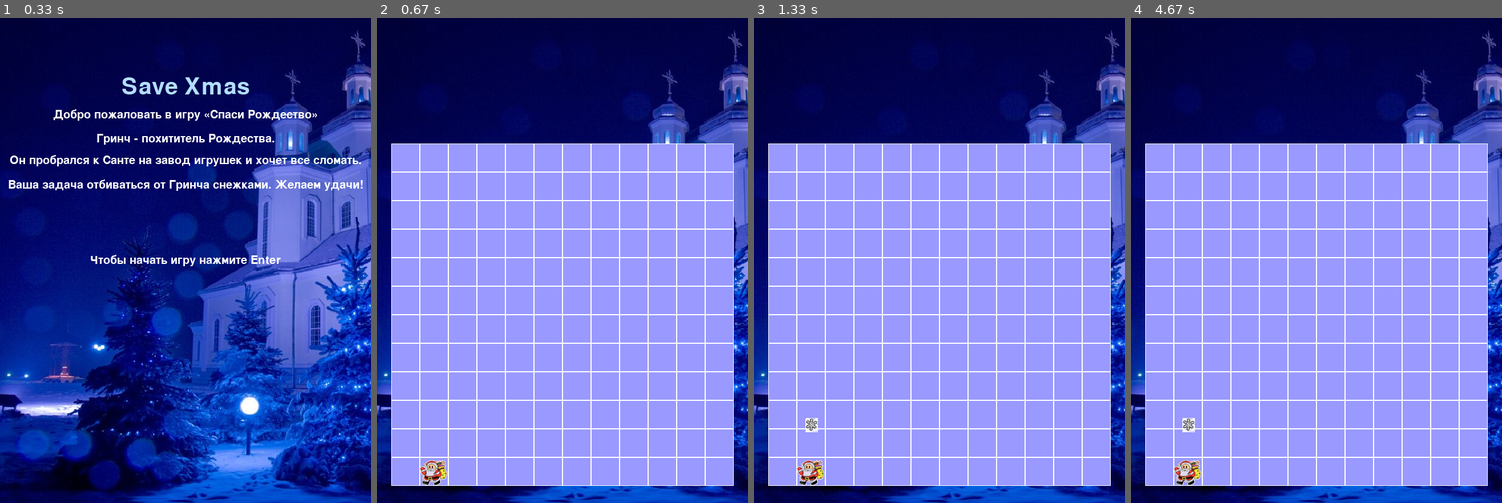
Above: before the commit, frames 1-4 (left to right).
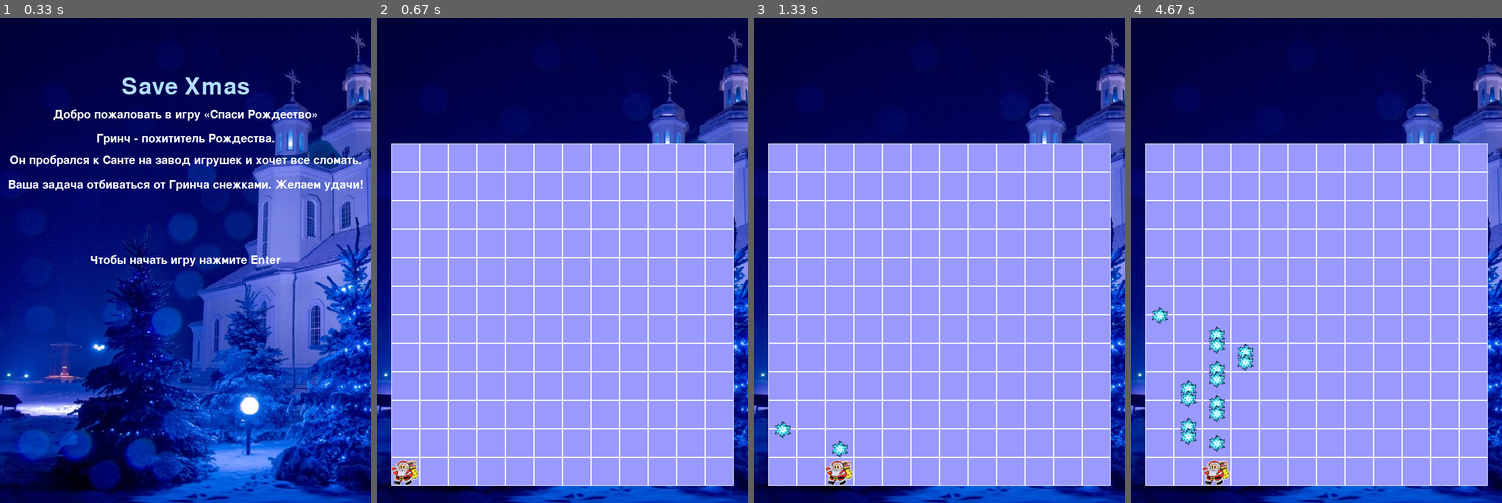
Above: after the commit, the same moments.

Repository: Krimson-Sun/PyGame
Game: pygame game, started from main.py
The game is run twice, just before and just after one commit, with the same random seed, the same clock (stepped at 60 frames per second) and the same inputs.
Inputs:
- Up to frame 1 (0.33 s): no input
- Up to frame 2 (0.67 s): tap Enter at 0.33 s
- Up to frame 3 (1.33 s): hold Space 0.67-1.13 s; hold Right 0.67-1.13 s; hold Right from 1.17 s (still down); tap Space at 1.23 s
- Up to frame 4 (4.67 s): tap Space at 1.53, 1.73, 2.03, 2.23, 2.53, 2.8, 3.1, 3.23, 3.53, 3.9, 4.2, 4.4 s; release Right at 1.63 s; hold Right 1.67-2.13 s; hold Left 2.17-2.7 s; hold Left 2.73-3.13 s; hold Right 3.17-3.8 s; hold Left 3.83-4.3 s; hold Right from 4.33 s (still down)

Frame 1 is identical in both runs. In frame 2, 0.6% of the frame differs, in the area x 3-19%, y 91-97%; in frame 3, 0.8%; in frame 4, 1.8%, in the area x 5-34%, y 59-97%.

Commit message:
движение персонажа и стреляние

Diff:
--- a/main.py
+++ b/main.py
@@ -2,7 +2,10 @@
 import sys
 import pygame
 
-FPS = 50
+pygame.init()
+SIZE = WIDTH, HEIGHT = 650, 850
+FPS = 60
+screen = pygame.display.set_mode(SIZE)
 
 
 def load_image(name, colorkey=None):
@@ -36,7 +39,8 @@
         self.cell_size = cell_size
 
     def render(self, screen):
-        pygame.draw.rect(screen, (153, 153, 255), [self.left, self.top, self.cell_size * 12, self.cell_size * 12], 0)
+        pygame.draw.rect(screen, (153, 153, 255),
+                         [self.left, self.top, self.cell_size * 12, self.cell_size * 12], 0)
         for i in range(self.width):
             for j in range(self.height):
                 pygame.draw.rect(screen, pygame.Color(255, 255, 255),
@@ -50,30 +54,30 @@
         font1 = pygame.font.Font(None, 30)
         font2 = pygame.font.Font(None, 60)
         text1 = font2.render('Save Xmas', True, (179, 222, 255))
-        text_x1 = width // 2 - text1.get_width() // 2
-        text_y1 = height // 7 - text1.get_height() // 2
+        text_x1 = WIDTH // 2 - text1.get_width() // 2
+        text_y1 = HEIGHT // 7 - text1.get_height() // 2
         text2 = font1.render("Добро пожаловать в игру «Спаси Рождество»", True, (255, 255, 255))
-        text_x2 = width // 2 - text2.get_width() // 2
-        text_y2 = height // 5 - text2.get_height() // 2
+        text_x2 = WIDTH // 2 - text2.get_width() // 2
+        text_y2 = HEIGHT // 5 - text2.get_height() // 2
         screen.blit(text2, (text_x2, text_y2))
         screen.blit(text1, (text_x1, text_y1))
         text2 = font1.render("Гринч - похититель Рождества.", True, (255, 255, 255))
-        text_x2 = width // 2 - text2.get_width() // 2
-        text_y2 = height // 4 - text2.get_height() // 2
+        text_x2 = WIDTH // 2 - text2.get_width() // 2
+        text_y2 = HEIGHT // 4 - text2.get_height() // 2
         screen.blit(text2, (text_x2, text_y2))
         text2 = font1.render("Он пробрался к Санте на завод игрушек и хочет все сломать.", True,
                              (255, 255, 255))
-        text_x2 = width // 2 - text2.get_width() // 2
-        text_y2 = height // 3.4 - text2.get_height() // 2
+        text_x2 = WIDTH // 2 - text2.get_width() // 2
+        text_y2 = HEIGHT // 3.4 - text2.get_height() // 2
         screen.blit(text2, (text_x2, text_y2))
         text2 = font1.render("Ваша задача отбиваться от Гринча снежками. Желаем удачи!", True,
                              (255, 255, 255))
-        text_x2 = width // 2 - text2.get_width() // 2
-        text_y2 = height // 2.9 - text2.get_height() // 2
+        text_x2 = WIDTH // 2 - text2.get_width() // 2
+        text_y2 = HEIGHT // 2.9 - text2.get_height() // 2
         screen.blit(text2, (text_x2, text_y2))
         text2 = font1.render("Чтобы начать игру нажмите Enter", True, (255, 255, 255))
-        text_x2 = width // 2 - text2.get_width() // 2
-        text_y2 = height // 2 - text2.get_height() // 2
+        text_x2 = WIDTH // 2 - text2.get_width() // 2
+        text_y2 = HEIGHT // 2 - text2.get_height() // 2
         screen.blit(text2, (text_x2, text_y2))
         pygame.display.flip()
 
@@ -83,17 +87,24 @@
         super().__init__(group)
         self.image = load_image("character.jpg", -1)
         self.rect = self.image.get_rect()
-        self.coords = self.rect.x, self.rect.y = 75, 775
+        self.rect.x, self.rect.y = 25, 775
         self.mask = pygame.mask.from_surface(self.image)
+        self.snowballs = []
 
-    def move(self):
-        pass
+    def move(self, d):
+        if d == 'left':
+            if self.rect.x > 25:
+                self.rect.x -= 50
+        else:
+            if self.rect.x < 575:
+                self.rect.x += 50
 
     def get_coords(self):
-        return self.coords
+        return self.rect.x, self.rect.y
 
     def shoot(self):
-        self.snowball = Snowball(snows_group)
+        self.snowballs.append(Snowball(snows_group))
+
 
 class Enemy:
     pass
@@ -109,21 +120,20 @@
     def __init__(self, *group):
         super().__init__(*group)
         self.image = load_image('snow.jpg', -1)
+        self.image = pygame.transform.scale(self.image, (30, 30))
         self.rect = self.image.get_rect()
-        self.coords = self.rect.x, self.rect.y = character.get_coords()[0] + 15, 700
+        self.coords = self.rect.x, self.rect.y = character.get_coords()[0] + 10, \
+                                                 character.get_coords()[1] - 30
         self.mask = pygame.mask.from_surface(self.image)
-        self.fly()
+        self.v = 50
 
     def fly(self):
-        self.rect = self.rect.move(0, 1)
+        self.rect.center = self.rect.center[0], self.rect.center[1] - self.v / FPS
 
 
-pygame.init()
-size = width, height = 650, 850
-screen = pygame.display.set_mode(size)
 pygame.display.set_caption("Save Xmas")
 img = load_image('xmas.jpg')
-img = pygame.transform.scale(img, size)
+img = pygame.transform.scale(img, SIZE)
 screen.blit(img, (0, 0))
 menu = Menu()
 clock = pygame.time.Clock()
@@ -155,6 +165,14 @@
                 character.shoot()
             if event.type == pygame.QUIT:
                 running = False
-        pygame.display.flip()
-        clock.tick(FPS)
+            if event.key == pygame.K_LEFT:
+                character.move('left')
+            if event.key == pygame.K_RIGHT:
+                character.move('right')
+    for i in character.snowballs:
+        i.fly()
+        if i.rect.topleft[1] < 220:
+            i.kill()
+    pygame.display.flip()
+    clock.tick(FPS)
 pygame.quit()
Binary file changed: img/snow.jpg
